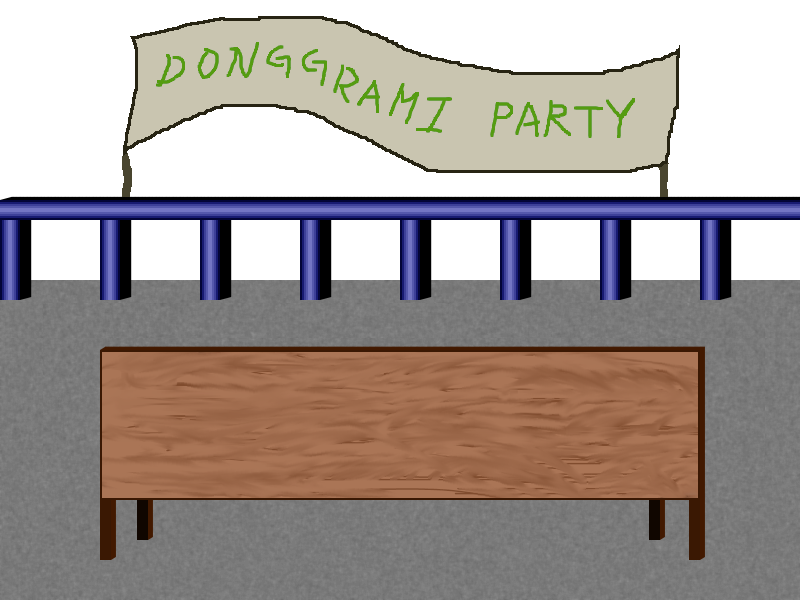
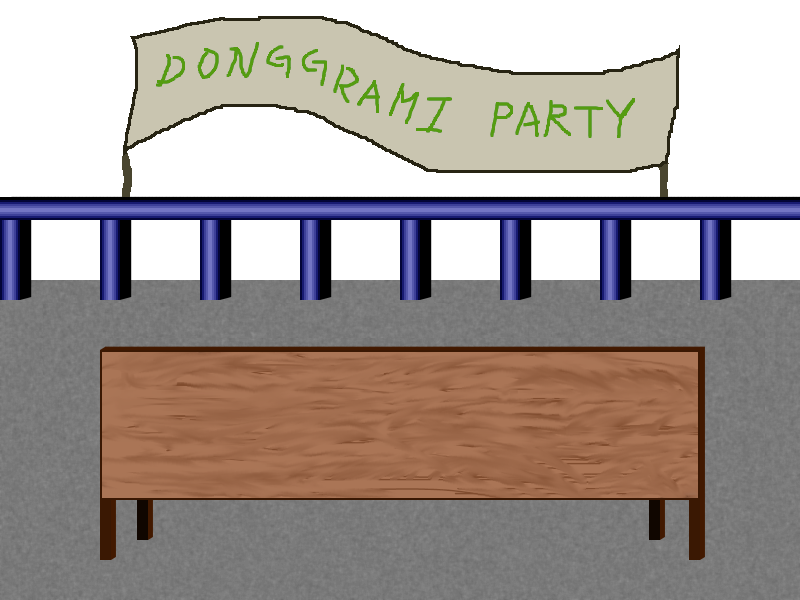
Layered file, before and after one edit (w=800, h=600). Changes by layer:
painted on "난간" over (0, 197, 11, 200)
